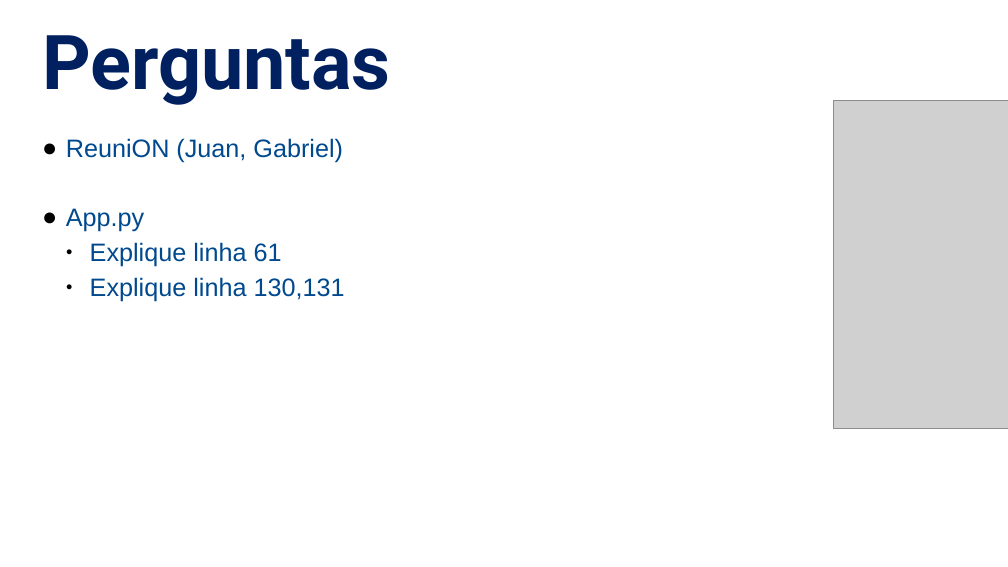
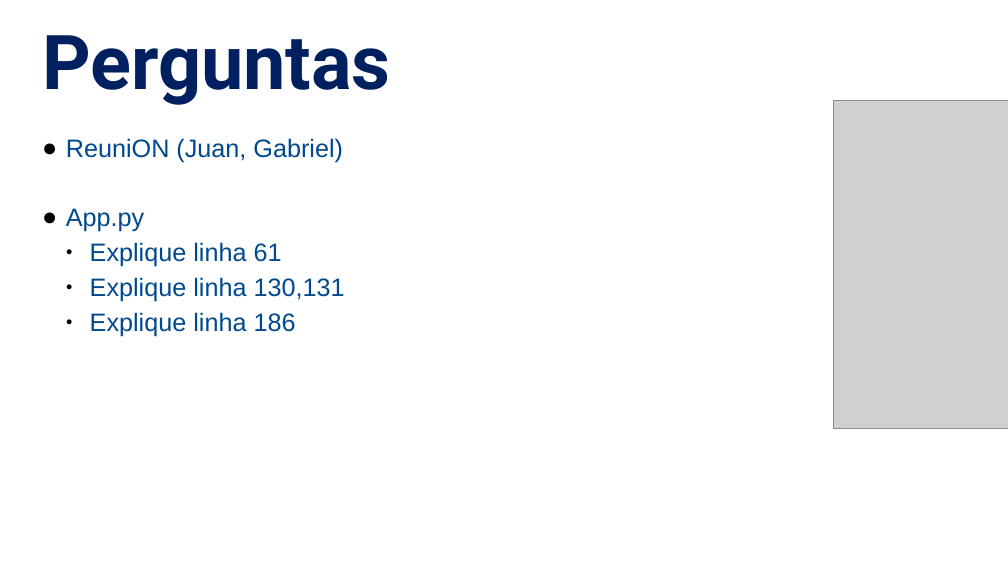
Before and after one commit to NaturalCoder/PY2, a slide deck: slide 4 of aula16/Aula16.pptx (slide 3 before the commit). Drawn at 1008x567 pixels with LibreOffice and Linux fonts; fonts in the diff are those of the drawing; grey boxes stand for pictures. Boxes give left, top, right and bottom in pixels: in the first picture for what was removed or moved away, otherwise in the second. Text is boxed around its words. In the diff, an @@ line names an element or a change of style, - is before the commit and + after.

```diff
--- a/aula16/Aula16.pptx
+++ b/aula16/Aula16.pptx
@@ text at bbox=[90, 312, 296, 336]: paragraph added @@
+  ● Explique linha 186
```
Also in this commit, not shown: 2 other slides changed, 1 slide added.
